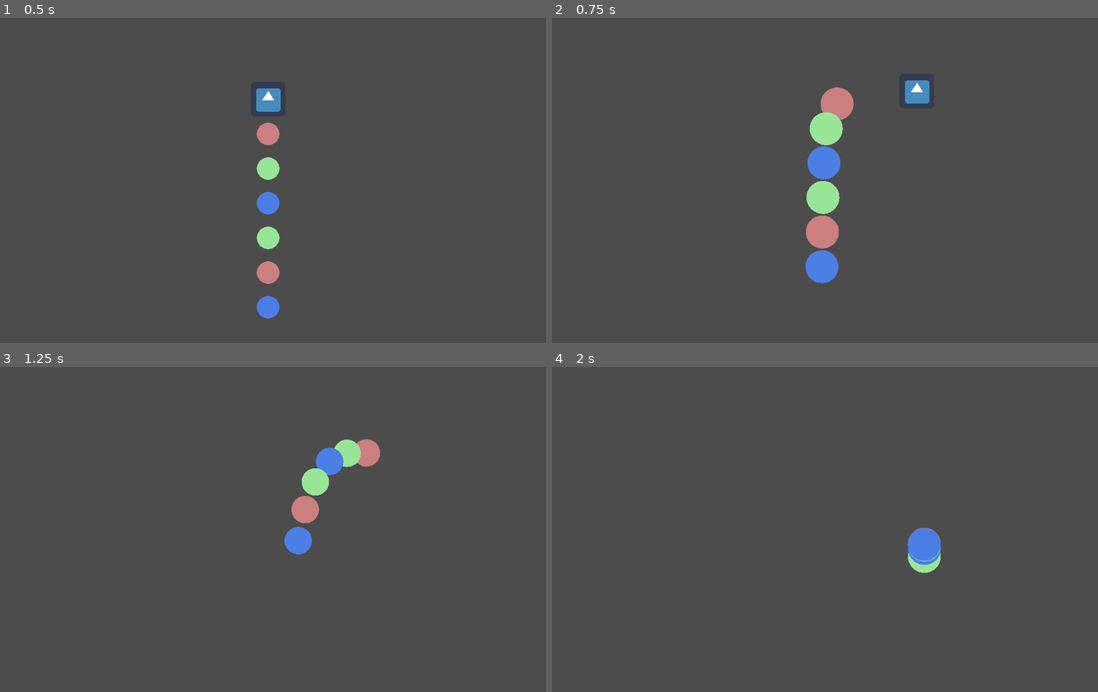
Above: before the commit, frames 1-4 (two rows, left to right).
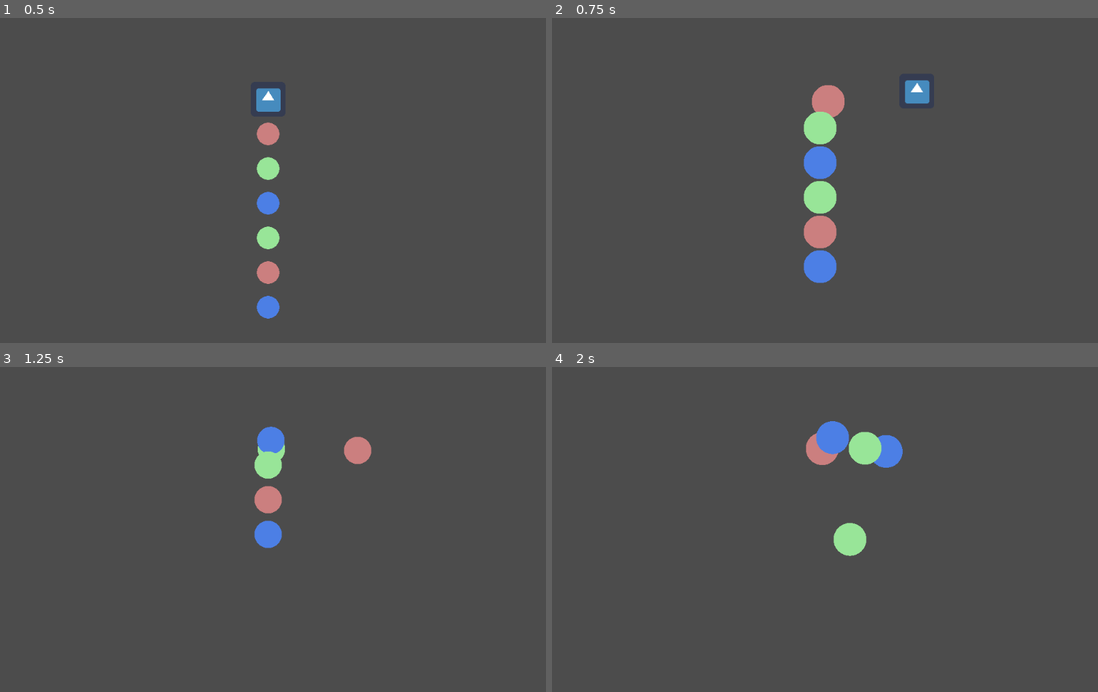
Above: after the commit, the same moments.

Repository: CatOnMars/UndeadCell
Game: Godot game, scene res://Main.tscn
The game is run twice, just before and just after one commit, with the same random seed, the same clock (stepped at 60 frames per second) and the same inputs. The engine's default icon, where the game draws it, is replaced by a stand-in: a white triangle on a blue panel in a dark square.
Inputs:
- Up to frame 1 (0.5 s): no input
- Up to frame 2 (0.75 s): hold Right (move_right) from 0.53 s (still down); tap Space (shoot) at 0.6 s
- Up to frame 3 (1.25 s): keep holding Right (move_right)
- Up to frame 4 (2 s): release Right (move_right) at 1.28 s; hold Down (move_down) from 1.28 s (still down); tap Space (shoot) at 1.35 s

Frame 1 is identical in both runs. In frame 2, 1.1% of the frame differs, in the area x 46-56%, y 20-82%; in frame 3, 3.2%, in the area x 46-70%, y 18-58%; in frame 4, 2.8%.

Commit message:
Try to fix snake moving

Diff:
--- a/player.gd
+++ b/player.gd
@@ -7,6 +7,12 @@
 # 1 = Red Cell
 # 2 = Green Cell
 # 3 = Blue Cell
+enum CELL_TYPE {
+	CELL_UNDEAD,
+	CELL_RED,
+	CELL_GREEN,
+	CELL_BLUE,
+}
 
 var velocity = 300.0
 var movingDir = Vector2(0,-1)
@@ -17,30 +23,38 @@
 # Called when the node enters the scene tree for the first time.
 func _ready():
 	var i=0
+
 	for cell in cellList:
 		var node = cells[cell].instance()
-		node.position += i* node.texture.get_width() * - movingDir
+		node.position += i* node.texture.get_width() *( - movingDir)
 		i+=1
 		add_child(node)
 		cellNodes.append(node)
 		reachedTurning.append(true)
-		turningPnts.append(node.position)
+		#turningPnts.append(node.position)
+		turningPnts.append([])
 
 var turningPnts =[]
 var reachedTurning = []
 func moveCell(i,cell,delta):
+	#print(turningPnts[i])
 	if i==0:
 		cell.position += velocity* delta * movingDir
 	else:
 
-		if not reachedTurning[i] and cell.position.distance_to(turningPnts[i])>=velocity*delta:
-			var followDir:Vector2 = (turningPnts[i]-cellNodes[i].position).normalized()
+		if not reachedTurning[i] and turningPnts[i].size() > 0 and cell.position.distance_to(turningPnts[i][0])>=velocity*delta:
+			var followDir:Vector2 = (turningPnts[i][0]-cellNodes[i].position).normalized()
 			#print(i,followDir)
 			cell.position += velocity* delta *followDir
 		else:
 			if not reachedTurning[i]:
 				reachedTurning[i] = true
-				cell.position = turningPnts[i]
+				if turningPnts[i].size() > 0:
+					cell.position = turningPnts[i].pop_front()
+
+					print("pop")
+					reachedTurning[i] = false
+
 				pass
 			var followDest:Vector2 = cellNodes[i-1].position-movingDir*cellNodes[i-1].texture.get_width()
 			var followDir:Vector2 = (followDest-cellNodes[i].position)
@@ -57,17 +71,19 @@
 
 # Called every frame. 'delta' is the elapsed time since the previous frame.
 var head = 0
+var pending_turnpoint = []
+var ref_count = []
 func _process(delta):
+	if Input.is_action_pressed("move_left") or Input.is_action_pressed("move_right") or Input.is_action_pressed("move_down") or Input.is_action_pressed("move_up"):
+		var i=0
+		for cell in cellNodes:
+			if i > 0:
+				turningPnts[i].append(cellNodes[0].position)
+				reachedTurning[i] = false
+			i+=1
+		#print(pending_turnpoint)
+		#ref_count.append(cellNodes.size()-1)
 
-	if Input.is_action_pressed("move_left") or Input.is_action_pressed("move_right") or Input.is_action_pressed("move_down") or Input.is_action_pressed("move_up"):
-		for i in range(cellNodes.size()):
-			if i>0:
-				var r = cellNodes.size()-i
-			#	print(r)
-				turningPnts[r]=cellNodes[0].position
-			else:
-				turningPnts[0]=cellNodes[0].position
-			reachedTurning[i]=false
 
 	if Input.is_action_pressed("move_left"):
 		movingDir = Vector2(-1,0)
Not shown: 1 places in cellRed.tscn that only renumber resources
